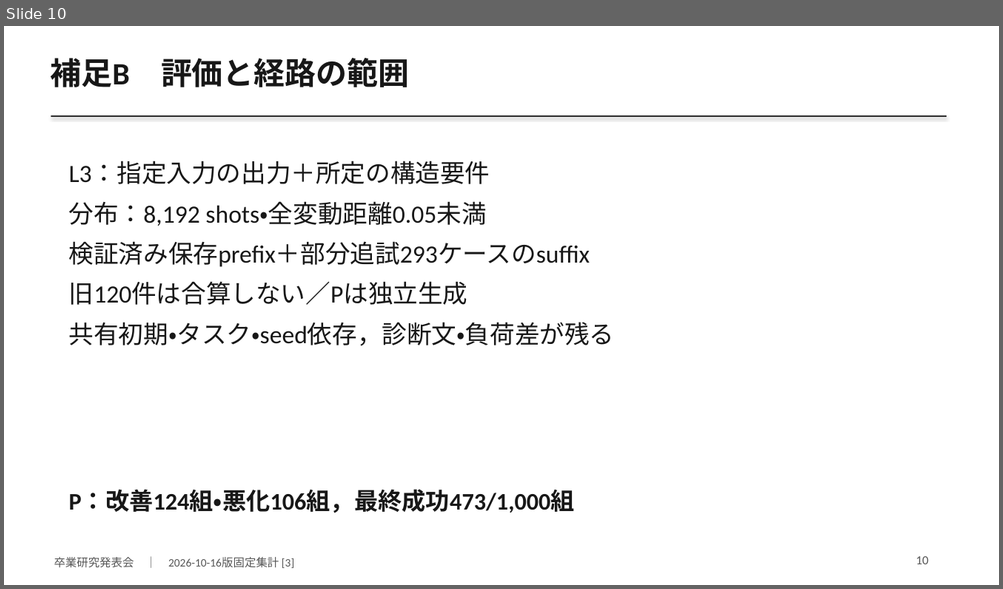
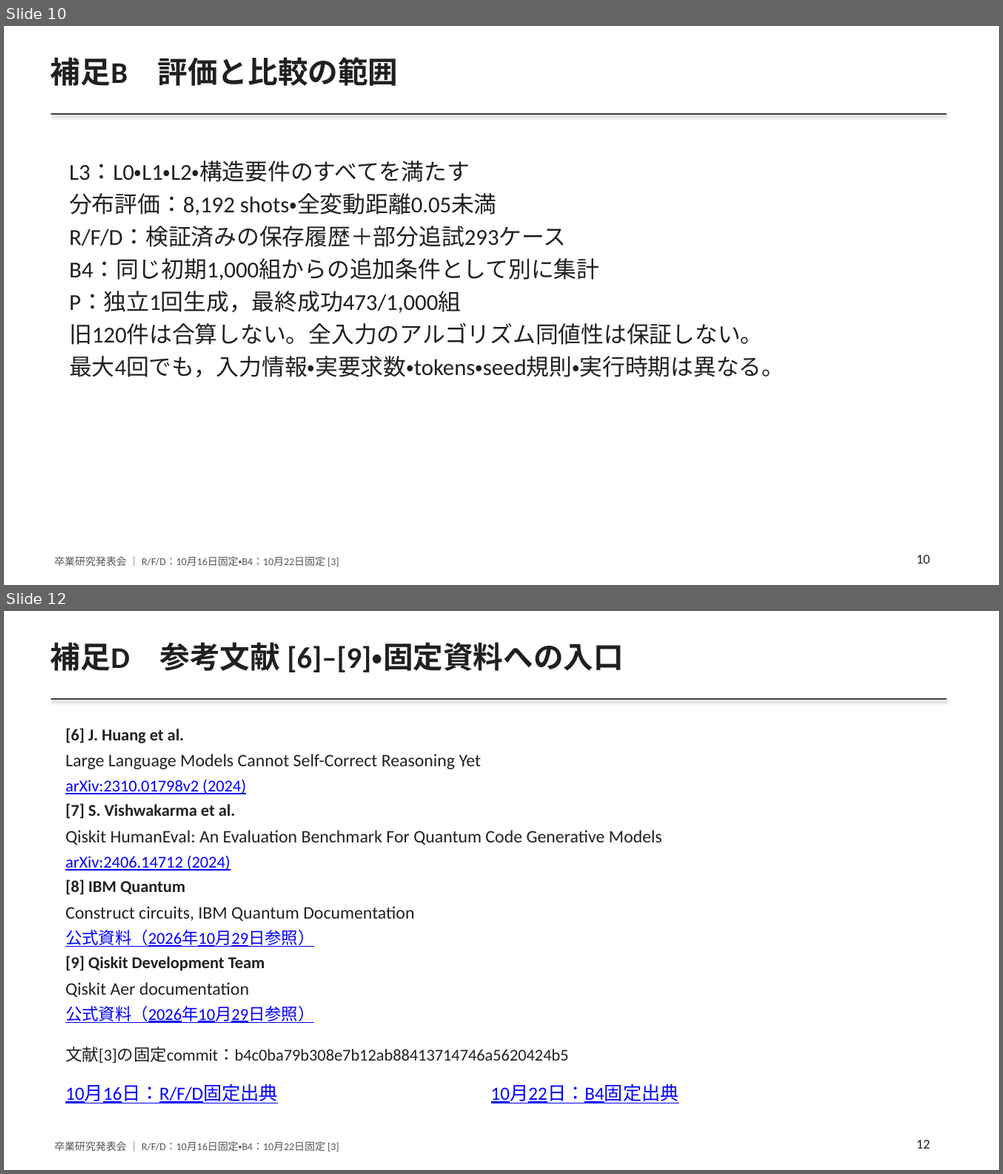
Before and after one commit to yuuma-ito/2026_ito_qLLM-ver3, a slide deck: docs/graduation2026/slides.pptx. Shown one above the other, each under a label of ours: slide 10 before the commit, slides 10 and 12 after it; the slides between them are not shown. The pictures are 1003x589 and 1003x1174 pixels, drawn with LibreOffice and Linux fonts; fonts in the diff are those of the drawing. Boxes give left, top, right and bottom in pixels: in the first picture for what was removed or moved away, otherwise in the second. Text is boxed around its words. In the diff, an @@ line names an element or a change of style, - is before the commit and + after.

Commit message:
docs: 卒論の参照先を修正し最新内容を発表スライドへ反映
参考文献の版と資料の参照先を修正し、WordとPDFに文献リンクを付与した。

修正と独立再生成の比較、介入カタログ、追加計算コスト、結論を発表資料に反映し、数値・表示・リンクの検証記録と再実行用スクリプトを追加した。

```diff
--- a/docs/graduation2026/slides.pptx
+++ b/docs/graduation2026/slides.pptx
@@ slide 12 added at [4,611,999,1170], background #FFFFFF @@
@@ text added at [51,642,623,672], 29 pt, text #202020, bold @@
+補足D 参考文献 [6]–[9]・固定資料への入口
@@ rectangle added at [51,698,946,700], fill #444444 @@
@@ text added at [65,728,184,743], 16 pt, text #202020, bold @@
+[6] J. Huang et al.
@@ text added at [65,754,481,769], 17 pt, text #202020 @@
+Large Language Models Cannot Self-Correct Reasoning Yet
@@ text added at [65,780,246,795], 16 pt, text #0000FF, underline @@
+arXiv:2310.01798v2 (2024)
@@ text added at [65,803,235,819], 16 pt, text #202020, bold @@
+[7] S. Vishwakarma et al.
@@ text added at [65,830,662,845], 17 pt, text #202020 @@
+Qiskit HumanEval: An Evaluation Benchmark For Quantum Code Generative Models
@@ text added at [65,856,230,871], 16 pt, text #0000FF, underline @@
+arXiv:2406.14712 (2024)
@@ text added at [65,880,185,895], 16 pt, text #202020, bold @@
+[8] IBM Quantum
@@ text added at [65,906,414,921], 17 pt, text #202020 @@
+Construct circuits, IBM Quantum Documentation
@@ text added at [65,930,314,947], 16 pt, text #0000FF, underline @@
+公式資料（2026年10月29日参照）
@@ text added at [65,956,265,971], 16 pt, text #202020, bold @@
+[9] Qiskit Development Team
@@ text added at [65,982,249,997], 17 pt, text #202020 @@
+Qiskit Aer documentation
@@ text added at [65,1006,314,1023], 16 pt, text #0000FF, underline @@
+公式資料（2026年10月29日参照）
@@ text added at [65,1047,568,1063], 16 pt, text #202020 @@
+文献[3]の固定commit：b4c0ba79b308e7b12ab88413714746a5620424b5
@@ text added at [65,1085,278,1104], 18 pt, text #0000FF, underline @@
+10月16日：R/F/D固定出典
@@ text added at [491,1085,679,1104], 18 pt, text #0000FF, underline @@
+10月22日：B4固定出典
@@ text added at [54,1142,339,1152], 10 pt, text #555555 @@
+卒業研究発表会 ｜ R/F/D：10月16日固定・B4：10月22日固定 [3]
@@ text added at [916,1140,929,1149], 13 pt, text #202020 @@
+12
@@ slide 10 changed as well @@
@@ text at [51,57,398,86]: text changed; size 30 to 29 pt; text colour #171717 to #202020 @@
-補足B 評価と経路の範囲
+補足B 評価と比較の範囲
@@ rectangle at [51,113,946,115]: fill #333333 to #444444 @@
@@ text at [69,161,784,378]: text changed; size 24 to 22 pt; text colour #171717 to #202020 @@
-L3：指定入力の出力＋所定の構造要件
-分布：8,192 shots・全変動距離0.05未満
-検証済み保存prefix＋部分追試293ケースのsuffix
-旧120件は合算しない／Pは独立生成
-共有初期・タスク・seed依存，診断文・負荷差が残る
+L3：L0・L1・L2・構造要件のすべてを満たす
+分布評価：8,192 shots・全変動距離0.05未満
+R/F/D：検証済みの保存履歴＋部分追試293ケース
+B4：同じ初期1,000組からの追加条件として別に集計
+P：独立1回生成，最終成功473/1,000組
+旧120件は合算しない。全入力のアルゴリズム同値性は保証しない。
+最大4回でも，入力情報・実要求数・tokens・seed規則・実行時期は異なる。
@@ text removed at [69,489,575,514] @@
-P：改善124組・悪化106組，最終成功473/1,000組
@@ text at [54,557,339,567]: text changed; size 11 to 10 pt @@
-卒業研究発表会 ｜ 2026-10-16版固定集計 [3]
+卒業研究発表会 ｜ R/F/D：10月16日固定・B4：10月22日固定 [3]
@@ text "10" at [916,555,929,564]: size 12 to 13 pt, text colour #555555 to #202020; less space between paragraphs @@
```
Also in this commit, not shown: 2 other slides changed, 8 other slides added, 8 slides removed, 28 other files.
